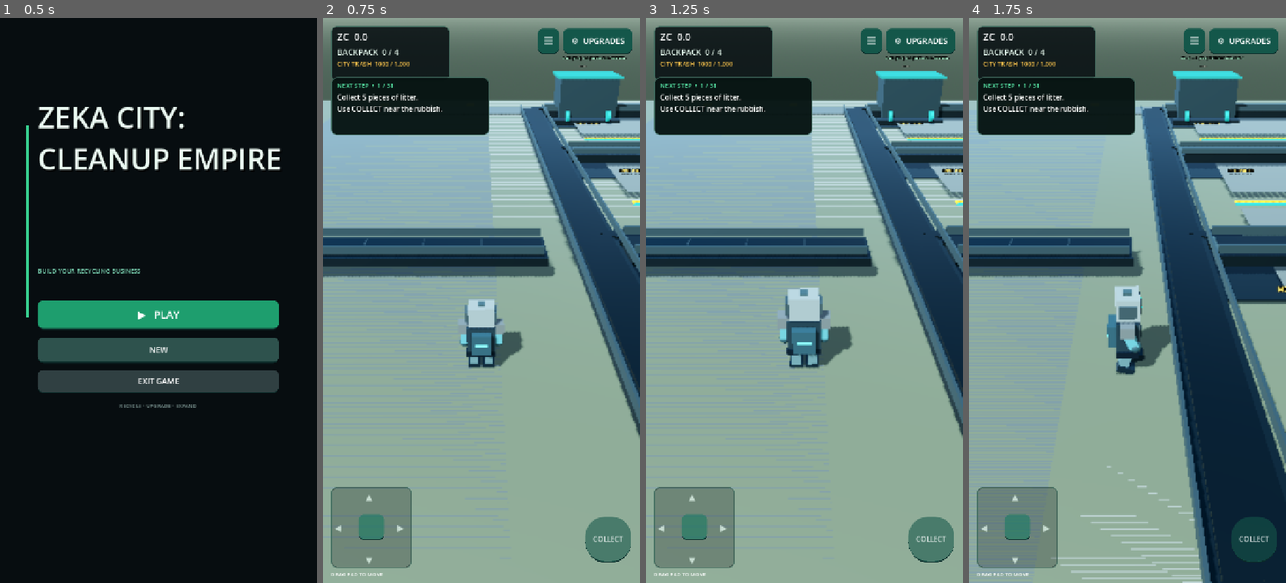
Above: before the commit, frames 1-4 (left to right).
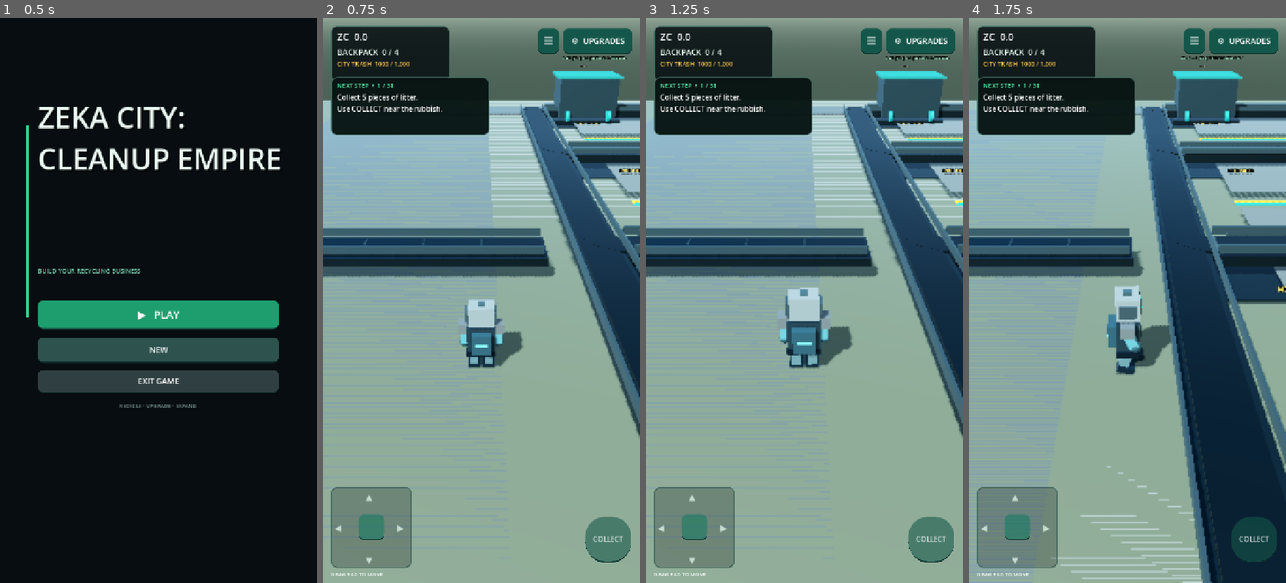
Above: after the commit, the same moments.

Repository: zekainstabot/trash-empire
Game: Godot game, scene res://Scenes/Main.tscn
The game is run twice, just before and just after one commit, with the same random seed, the same clock (stepped at 60 frames per second) and the same inputs.
Inputs (mouse positions are in pixels of both pictures, inside the frame that each line leads up to):
- Up to frame 1 (0.5 s): no input
- Up to frame 2 (0.75 s): click "▶ PLAY" at 0.5 s
- Up to frame 3 (1.25 s): no input
- Up to frame 4 (1.75 s): move the mouse to (1197, 272) at 1.27 s; hold D (move_right) from 1.28 s (still down); click (1197, 272) at 1.42 s

Frame 1 is identical in both runs. In frame 2, 0.1% of the frame differs, in the area x 63-100%, y 15-44%; in frame 3, 0.1%; in frame 4, 0.1%, in the area x 54-87%, y 15-44%.

Commit message:
Smooth factory conveyor junctions with continuous curved elbows

Diff:
--- a/Scripts/main.gd
+++ b/Scripts/main.gd
@@ -3908,27 +3908,29 @@
 
 	# Use the existing distributor spine; avoid a duplicate parallel conveyor.
 
-	# Clearly visible, continuous-looking curved transfer elbows from the distributor to each row.
+	# Smooth quarter-turn elbows blend the central distributor into each production row.
 	for row in range(5):
 		var feed_z := _factory_row_z(row)
-		var bend_start_x := 147.45
-		var bend_end_x := 149.65
-		var bend_start_z := feed_z - 1.15
-		var bend_end_z := feed_z
-		for bend_i in range(12):
-			var t := (float(bend_i) + 0.5) / 12.0
-			var bend_x := lerpf(bend_start_x, bend_end_x, t)
-			var bend_z := lerpf(bend_start_z, bend_end_z, t * t)
-			var segment_len := 0.28
-			var angle := atan2((bend_end_z - bend_start_z) * t * 2.0, bend_end_x - bend_start_x)
-			var bend_frame := _box("FactoryFirstMachineFeedBendFrame%d_%d" % [row, bend_i], Vector3(bend_x, 0.69, bend_z), Vector3(1.38, 0.28, segment_len), dark_steel, false)
-			bend_frame.rotation_degrees.y = rad_to_deg(angle)
-			var bend_belt := _box("FactoryFirstMachineFeedBendBelt%d_%d" % [row, bend_i], Vector3(bend_x, 0.90, bend_z), Vector3(1.15, 0.08, segment_len), belt_color, false)
-			bend_belt.rotation_degrees.y = rad_to_deg(angle)
-		_box("FactoryFirstMachineFeedBranchFrame%d" % row, Vector3(150.1, 0.68, feed_z), Vector3(2.1, 0.30, 1.45), dark_steel, false)
-		_box("FactoryFirstMachineFeedBranchBelt%d" % row, Vector3(150.1, 0.89, feed_z), Vector3(2.0, 0.08, 1.18), belt_color, false)
+		var bend_radius := 1.15
+		var bend_start_x := 147.0
+		var bend_start_z := feed_z - bend_radius
+		var bend_segments := 24
+		for bend_i in range(bend_segments):
+			var t := (float(bend_i) + 0.5) / float(bend_segments)
+			var angle := t * PI * 0.5
+			var bend_x := bend_start_x + bend_radius * (1.0 - cos(angle))
+			var bend_z := bend_start_z + bend_radius * sin(angle)
+			var tangent_angle := atan2(-cos(angle), sin(angle))
+			var segment_len := 0.22
+			var bend_frame := _box("FactoryFirstMachineFeedBendFrame%d_%d" % [row, bend_i], Vector3(bend_x, 0.69, bend_z), Vector3(segment_len, 0.28, 1.38), dark_steel, false)
+			bend_frame.rotation_degrees.y = rad_to_deg(tangent_angle)
+			var bend_belt := _box("FactoryFirstMachineFeedBendBelt%d_%d" % [row, bend_i], Vector3(bend_x, 0.90, bend_z), Vector3(segment_len, 0.08, 1.15), belt_color, false)
+			bend_belt.rotation_degrees.y = rad_to_deg(tangent_angle)
+		# Straight outlet overlaps the curved elbow and the main line, leaving no visible seam.
+		_box("FactoryFirstMachineFeedBranchFrame%d" % row, Vector3(149.65, 0.68, feed_z), Vector3(2.25, 0.30, 1.45), dark_steel, false)
+		_box("FactoryFirstMachineFeedBranchBelt%d" % row, Vector3(149.65, 0.89, feed_z), Vector3(2.18, 0.08, 1.22), belt_color, false)
 		for branch_side in [feed_z - 0.68, feed_z + 0.68]:
-			_box("FactoryFirstMachineFeedBranchRail%d" % row, Vector3(150.1, 1.08, branch_side), Vector3(2.0, 0.28, 0.08), steel, false)
+			_box("FactoryFirstMachineFeedBranchRail%d" % row, Vector3(149.65, 1.08, branch_side), Vector3(2.25, 0.28, 0.08), steel, false)
 
 	mega_factory_machine_labels.clear()
 	for row in range(5):
